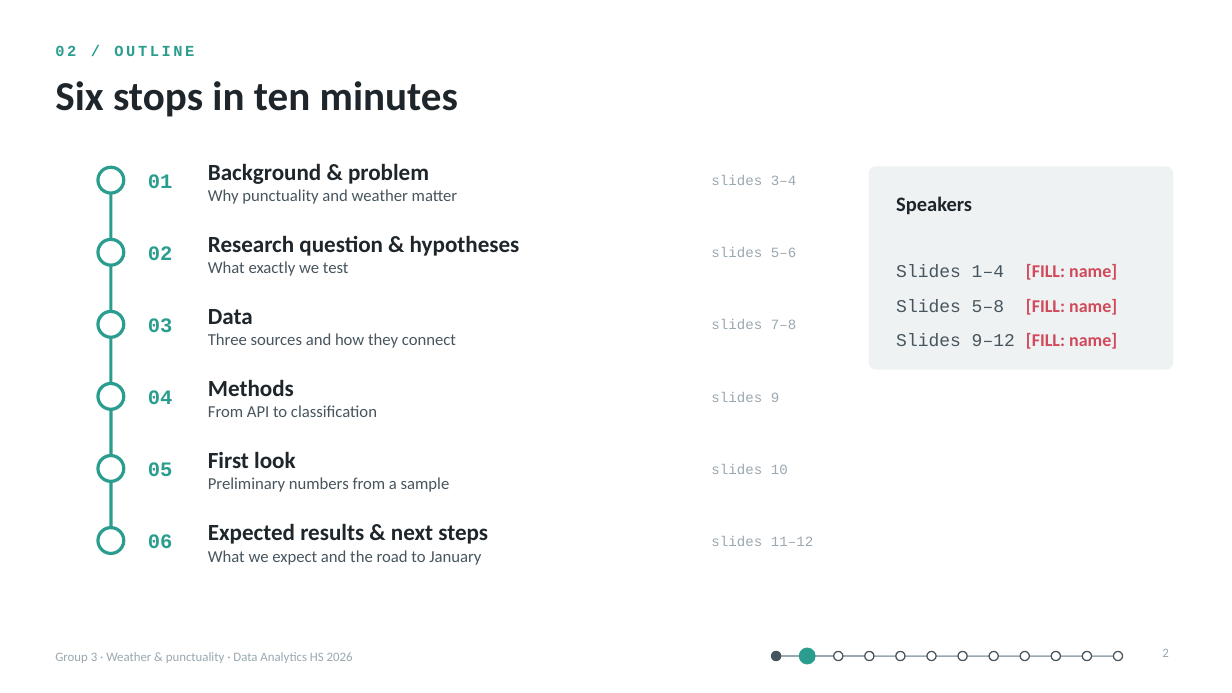
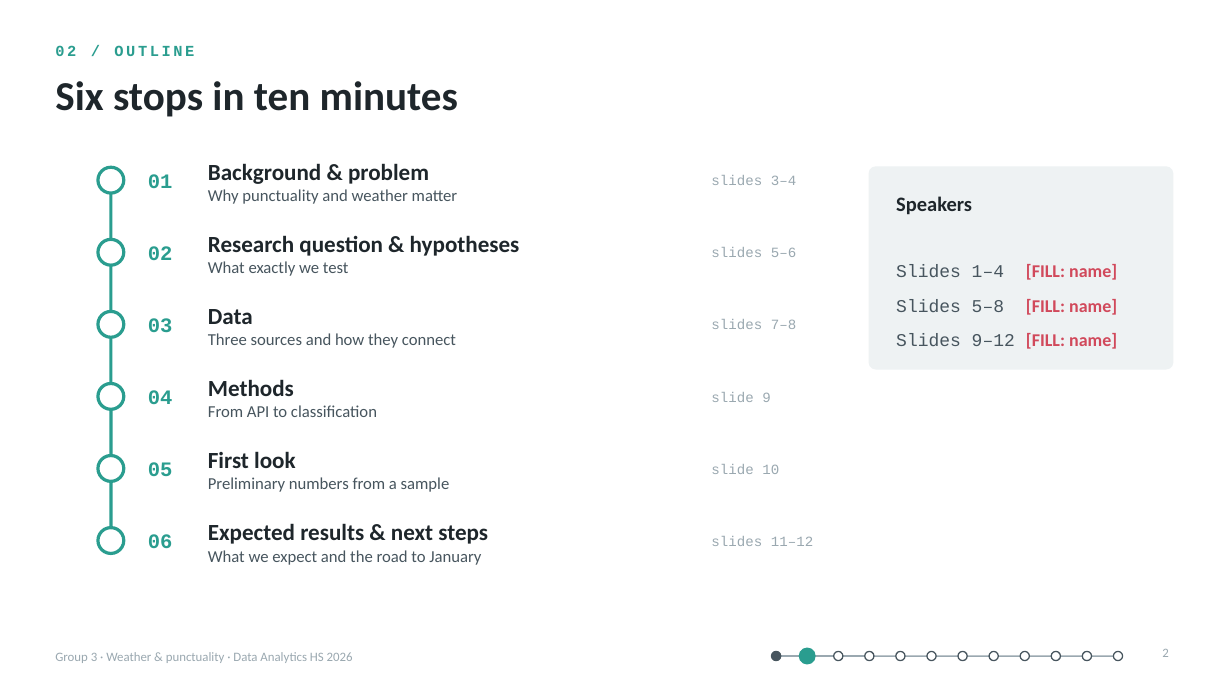
Before and after one commit to rexheeri/da-projekt-hs26, a slide deck: slide 2 of presentation/concept_presentation_group_03.pptx. Drawn at 1232x693 pixels with LibreOffice and Linux fonts; fonts in the diff are those of the drawing. Boxes give left, top, right and bottom in pixels: in the first picture for what was removed or moved away, otherwise in the second. Text is boxed around its words. In the diff, an @@ line names an element or a change of style, - is before the commit and + after.

```diff
--- a/presentation/concept_presentation_group_03.pptx
+++ b/presentation/concept_presentation_group_03.pptx
@@ text at [711,392,770,402]: text changed @@
-slides 9
+slide 9
@@ text at [711,464,779,474]: text changed @@
-slides 10
+slide 10
```
Also in this commit, not shown: 3 other slides changed, 1 other file.
